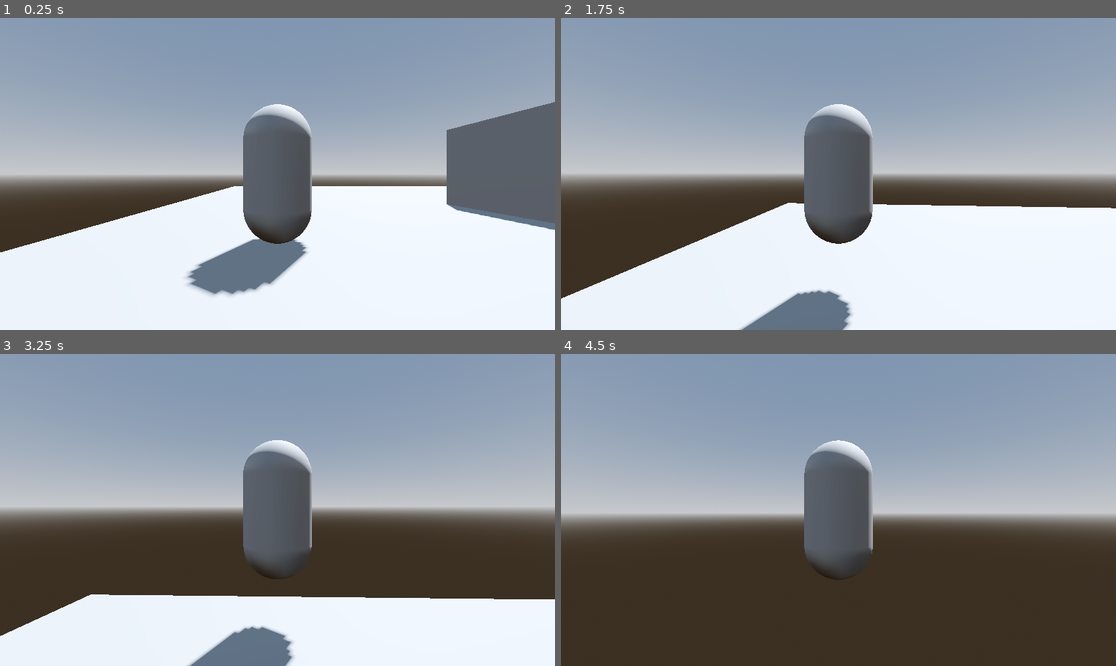
Above: before the commit, frames 1-4 (two rows, left to right).
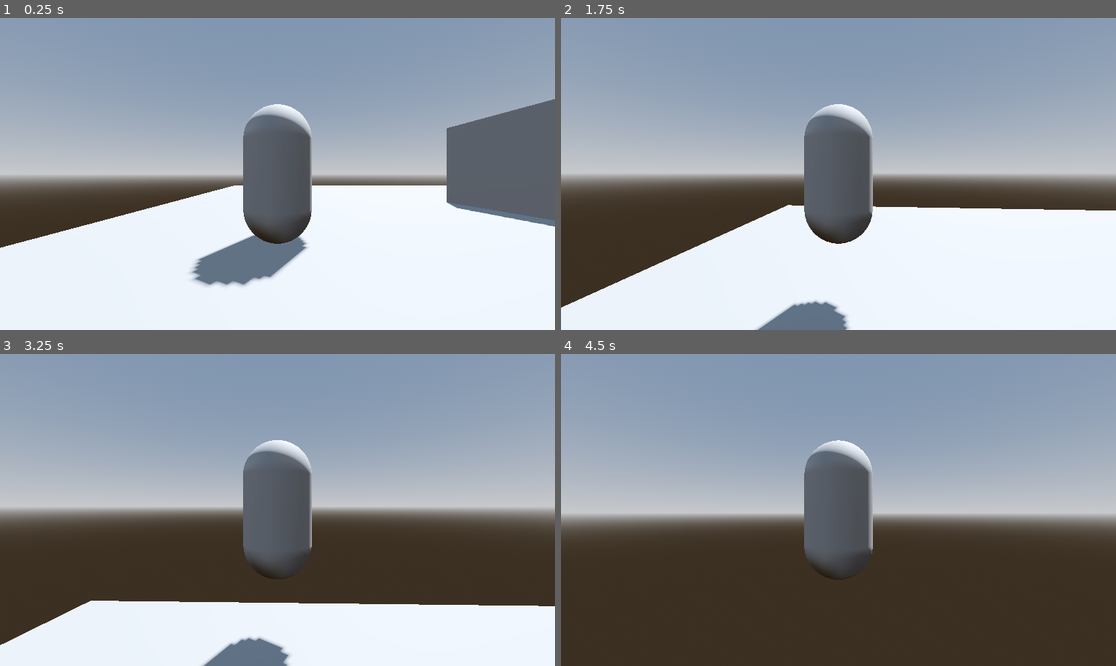
Above: after the commit, the same moments.

Repository: CrispyMD/Escape-The-Establishment
Game: Godot game, scene res://scenes/main_level.tscn
Two runs of this game, one before a commit and one after it. Both use one fixed random seed, a clock stepped at 60 frames per second and the inputs below.
Inputs (mouse positions are in pixels of both pictures, inside the frame that each line leads up to):
- Up to frame 1 (0.25 s): no input
- Up to frame 2 (1.75 s): tap Enter (ui_accept) at 0.5, 0.77, 1.52 s; move the mouse to (866, 174) at 0.52 s; hold W (forward) from 0.53 s (still down); move the mouse to (810, 174) at 1.27 s
- Up to frame 3 (3.25 s): keep holding W (forward); move the mouse to (288, 503) at 2.02 s; move the mouse to (271, 516) at 2.77 s; tap Enter (ui_accept) at 3.02 s
- Up to frame 4 (4.5 s): keep holding W (forward); move the mouse to (877, 513) at 3.52 s; tap Enter (ui_accept) at 3.77 s; move the mouse to (794, 506) at 4.27 s

The runs differ from the first frame. In frame 1, 1.9% of the frame differs, in the area x 0-100%, y 26-90%; in frame 2, 1.9%; in frame 3, 2.9%, in the area x 0-100%, y 77-100%; in frame 4, less than 0.1%.

Commit message:
Altered character jump gravity & velocity

Diff:
--- a/Escape The Establishment/scenes/character.tscn
+++ b/Escape The Establishment/scenes/character.tscn
@@ -1,6 +1,6 @@
 [gd_scene load_steps=5 format=3 uid="uid://bte1j3ynvf0re"]
 
-[ext_resource type="Script" path="res://scenes/character_script.gd" id="1_vew7i"]
+[ext_resource type="Script" path="res://scripts/character_script.gd" id="1_vew7i"]
 
 [sub_resource type="CapsuleMesh" id="CapsuleMesh_35hl4"]
 
--- a/Escape The Establishment/scenes/character_script.gd
+++ b/Escape The Establishment/scripts/character_script.gd
@@ -1,8 +1,8 @@
 extends CharacterBody3D
 
-const gravity = 9.8
+const gravity = 14
 const SPEED = 5.0
-const JUMP_VELOCITY = 4.5
+const JUMP_VELOCITY = 5.5
 const SENSITIVITY = 0.1
 @onready var head = $Head
 #FIRST PERSON
